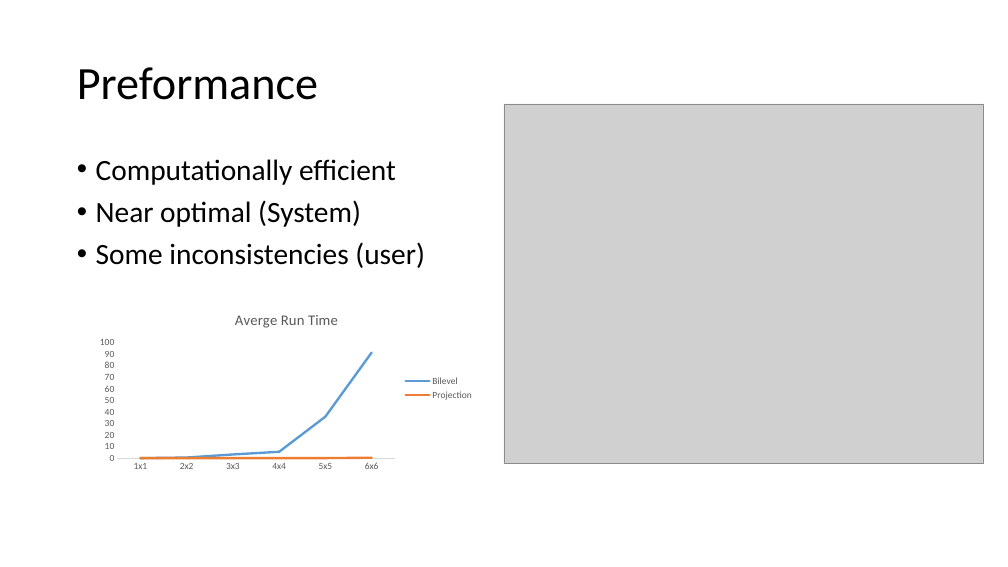
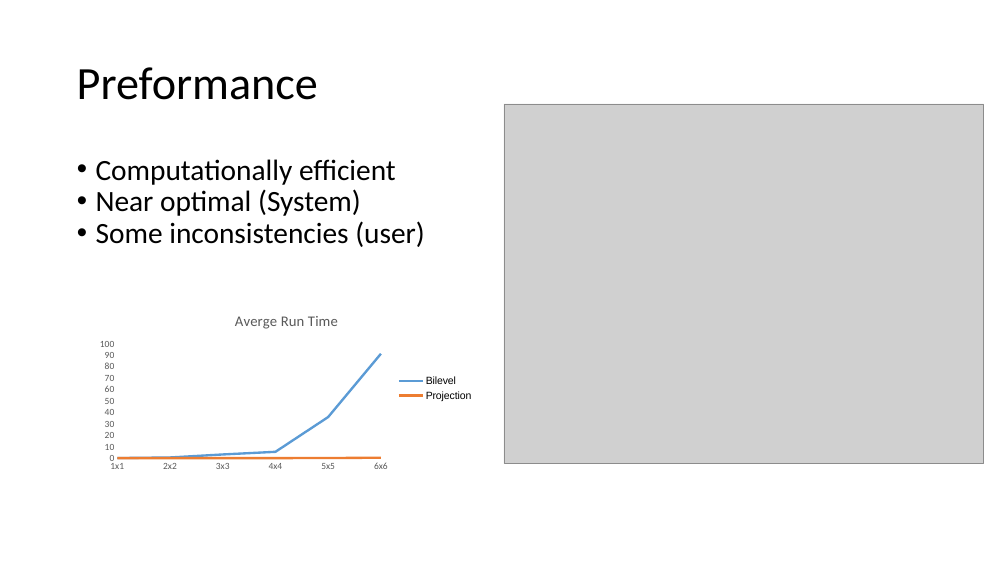
Before and after one commit to sirmarcis/CSP-Final-Project, a slide deck: slide 10 of CSP4.pptx. Drawn at 1008x567 pixels with LibreOffice and Linux fonts; fonts in the diff are those of the drawing; grey boxes stand for pictures. Boxes give left, top, right and bottom in pixels: in the first picture for what was removed or moved away, otherwise in the second. Text is boxed around its words. In the diff, an @@ line names an element or a change of style, - is before the commit and + after.

```diff
--- a/CSP4.pptx
+++ b/CSP4.pptx
@@ text "Computationally efficient" at box(96, 159, 425, 247): less space between paragraphs @@
@@ line chart at box(92, 300, 481, 476) @@
@@ title "Averge Run Time " to "Averge Run Time" @@
@@ legend changed @@
@@ category axis changed @@
@@ value axis changed @@
@@ lettering changed @@
```
Also in this commit, not shown: 9 other slides changed, 5 slides added, 1 slide removed.
